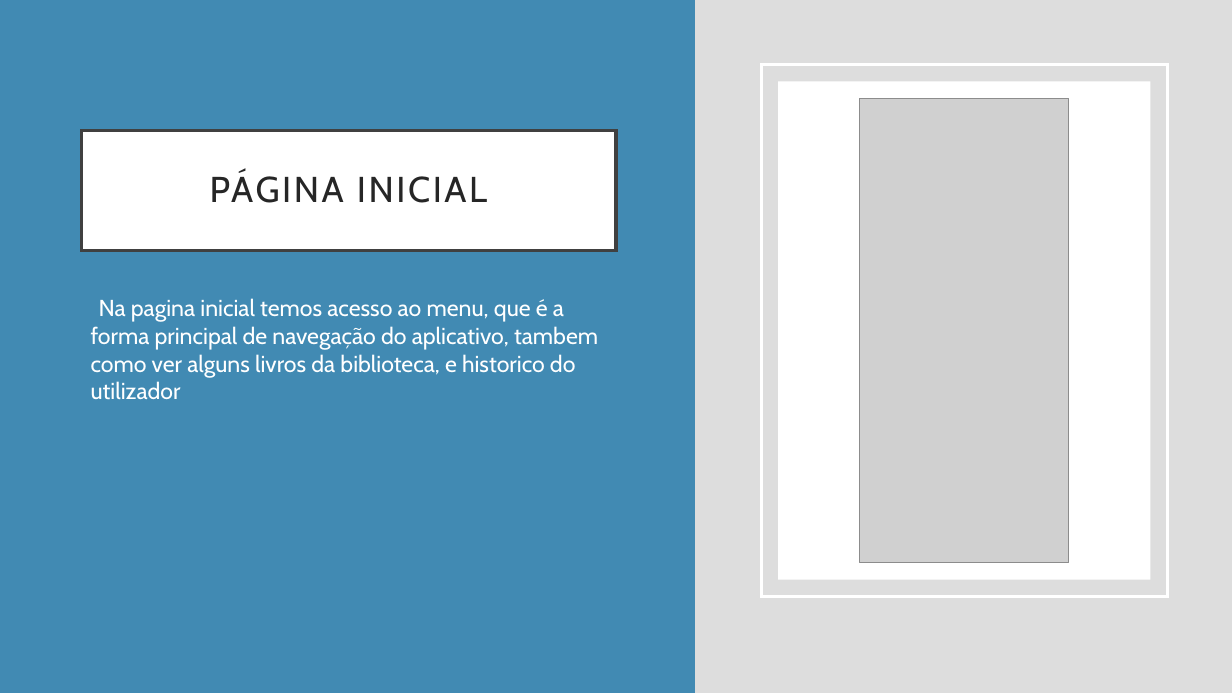
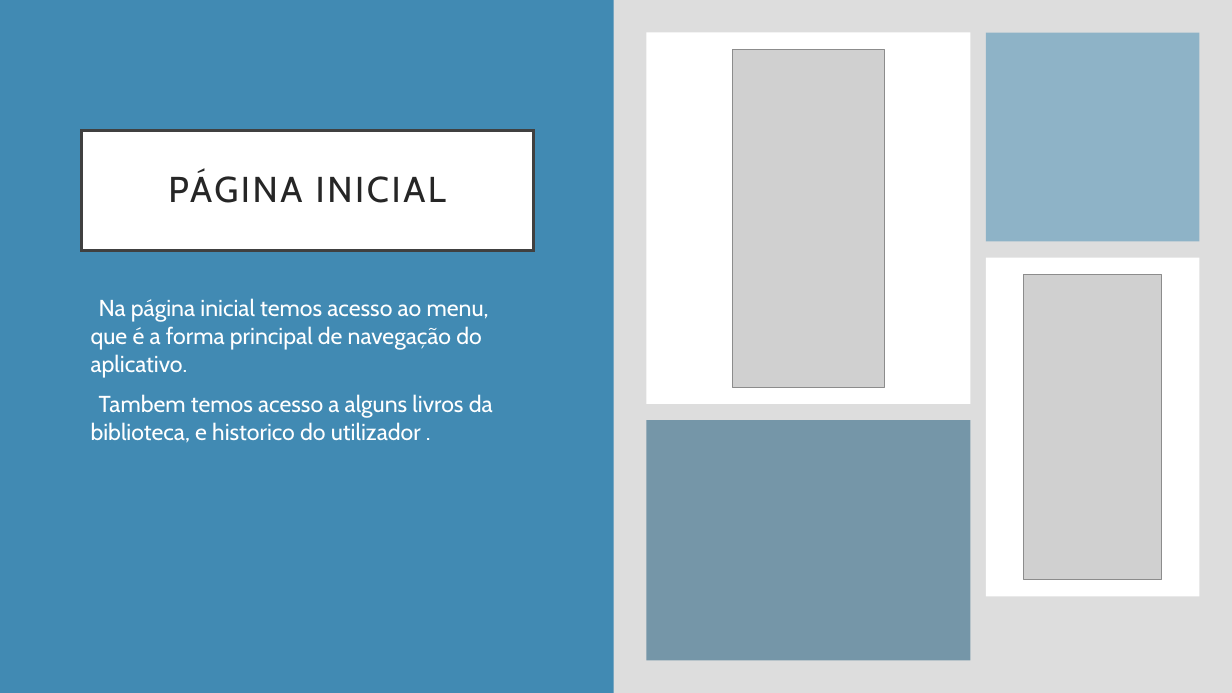
Before and after one commit to Gnomo000/Trabalho-Projeto-PLC, a slide deck: slide 4 of Apresentação projeto.pptx. Drawn at 1232x693 pixels with LibreOffice and Linux fonts; fonts in the diff are those of the drawing; grey boxes stand for pictures. Boxes give left, top, right and bottom in pixels: in the first picture for what was removed or moved away, otherwise in the second. Text is boxed around its words. In the diff, an @@ line names an element or a change of style, - is before the commit and + after.

Commit message:
update apresentação

```diff
--- a/Apresentação projeto.pptx
+++ b/Apresentação projeto.pptx
@@ rectangle: place and size @@
-rectangle at box(0, 0, 695, 693)
+rectangle at box(0, 0, 614, 693)
@@ rectangle: place and size @@
-rectangle at box(778, 81, 1151, 579)
+rectangle at box(646, 32, 970, 404)
@@ picture added at box(733, 49, 885, 387) @@
@@ rectangle added at box(986, 32, 1200, 241), fill #418AB3 at 50% opacity @@
@@ rectangle removed at box(762, 65, 1167, 596) @@
@@ title "PÁGINA INICIAL": place and size @@
-title "PÁGINA INICIAL" at box(81, 130, 616, 250)
+title "PÁGINA INICIAL" at box(81, 130, 533, 250)
@@ rectangle added at box(986, 258, 1200, 597), fill #FFFFFF @@
@@ text at box(91, 298, 493, 443): text changed @@
-• Na pagina inicial temos acesso ao menu, que é a forma principal de navegação do aplicativo, tambem como ver alguns livros da biblioteca, e historico do utilizador
+• Na página inicial temos acesso ao menu, que é a forma principal de navegação do aplicativo.
+• Tambem temos acesso a alguns livros da biblioteca, e historico do utilizador .
@@ picture: place and size @@
-picture at box(860, 98, 1068, 563)
+picture at box(1024, 274, 1162, 580)
@@ rectangle added at box(647, 421, 971, 661), fill #316886 at 60% opacity @@
```
Also in this commit, not shown: 2 other slides changed, 2 slides added.
